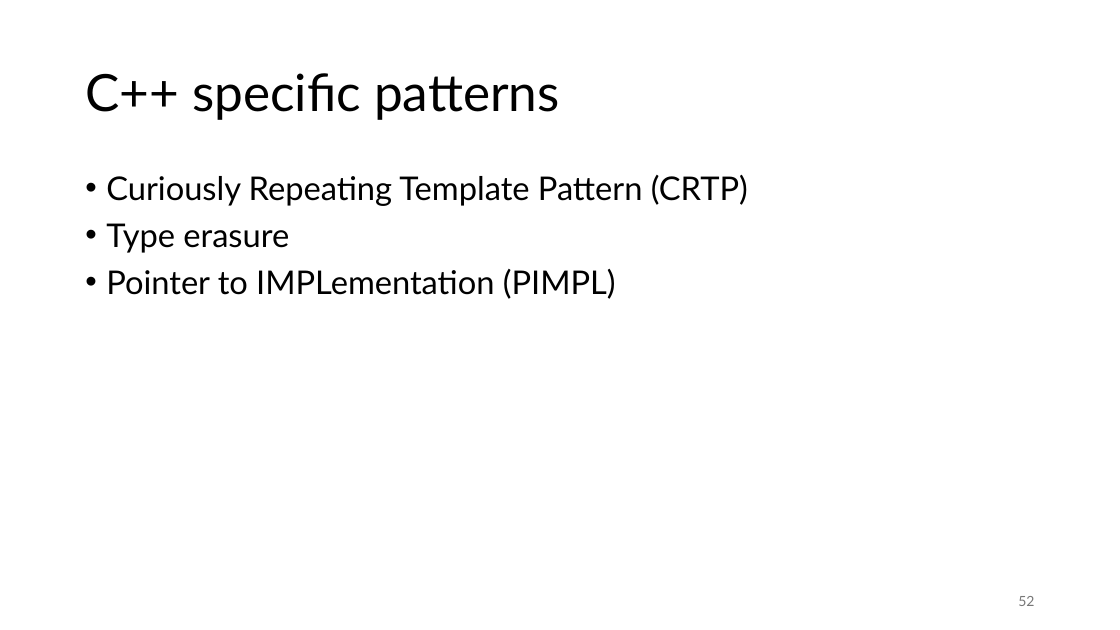
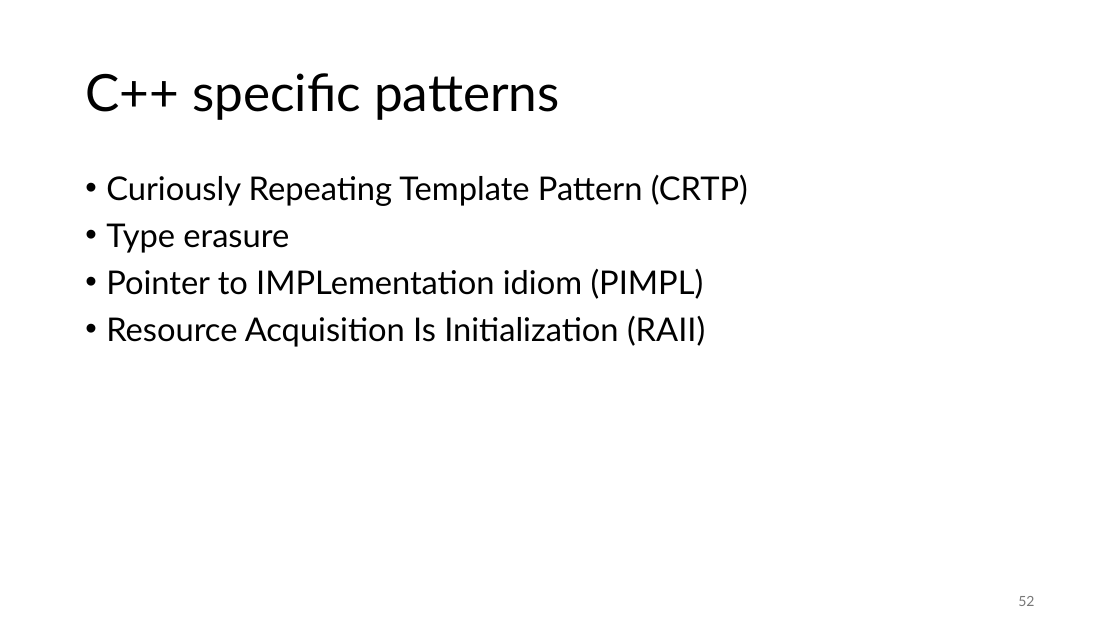
Before and after one commit to gjbex/C-plus-plus-software-engineering, a slide deck: slide 52 of cpp_software_engineering.pptx. Drawn at 1120x630 pixels with LibreOffice and Linux fonts; fonts in the diff are those of the drawing. Boxes give left, top, right and bottom in pixels: in the first picture for what was removed or moved away, otherwise in the second. Text is boxed around its words. In the diff, an @@ line names an element or a change of style, - is before the commit and + after.

```diff
--- a/cpp_software_engineering.pptx
+++ b/cpp_software_engineering.pptx
@@ text at <box>106,269,705,347</box>: text changed @@
-• Pointer to IMPLementation (PIMPL)
+• Pointer to IMPLementation idiom (PIMPL)
+• Resource Acquisition Is Initialization (RAII)
```
Also in this commit, not shown: 2 slides added.
